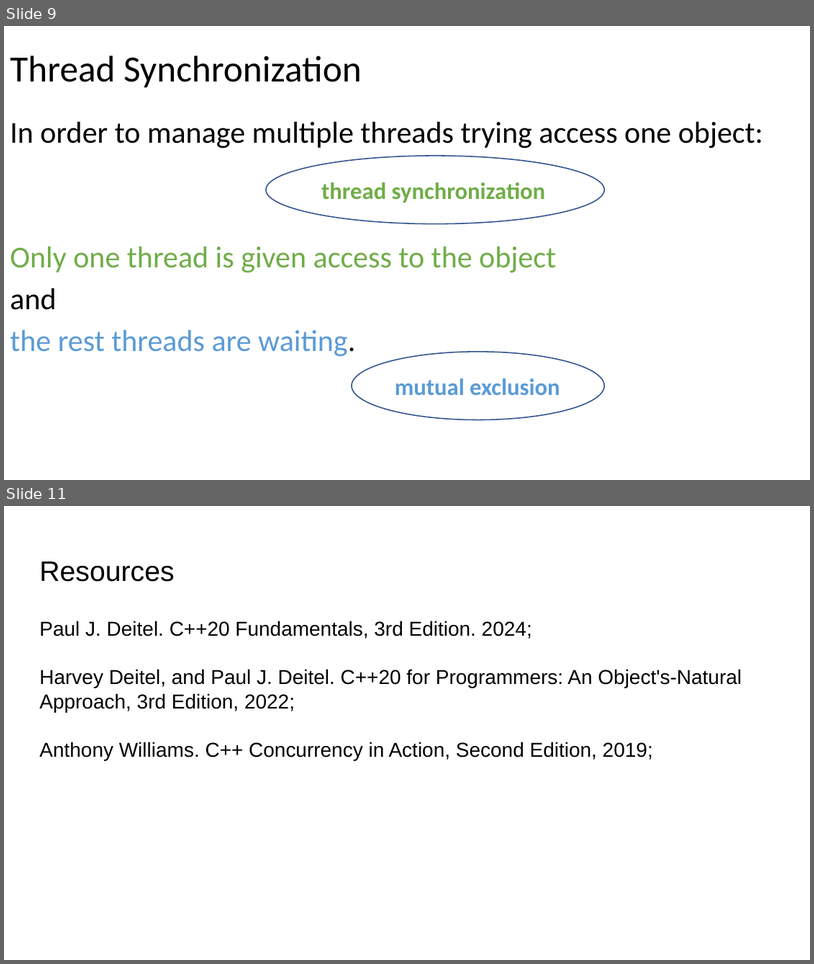
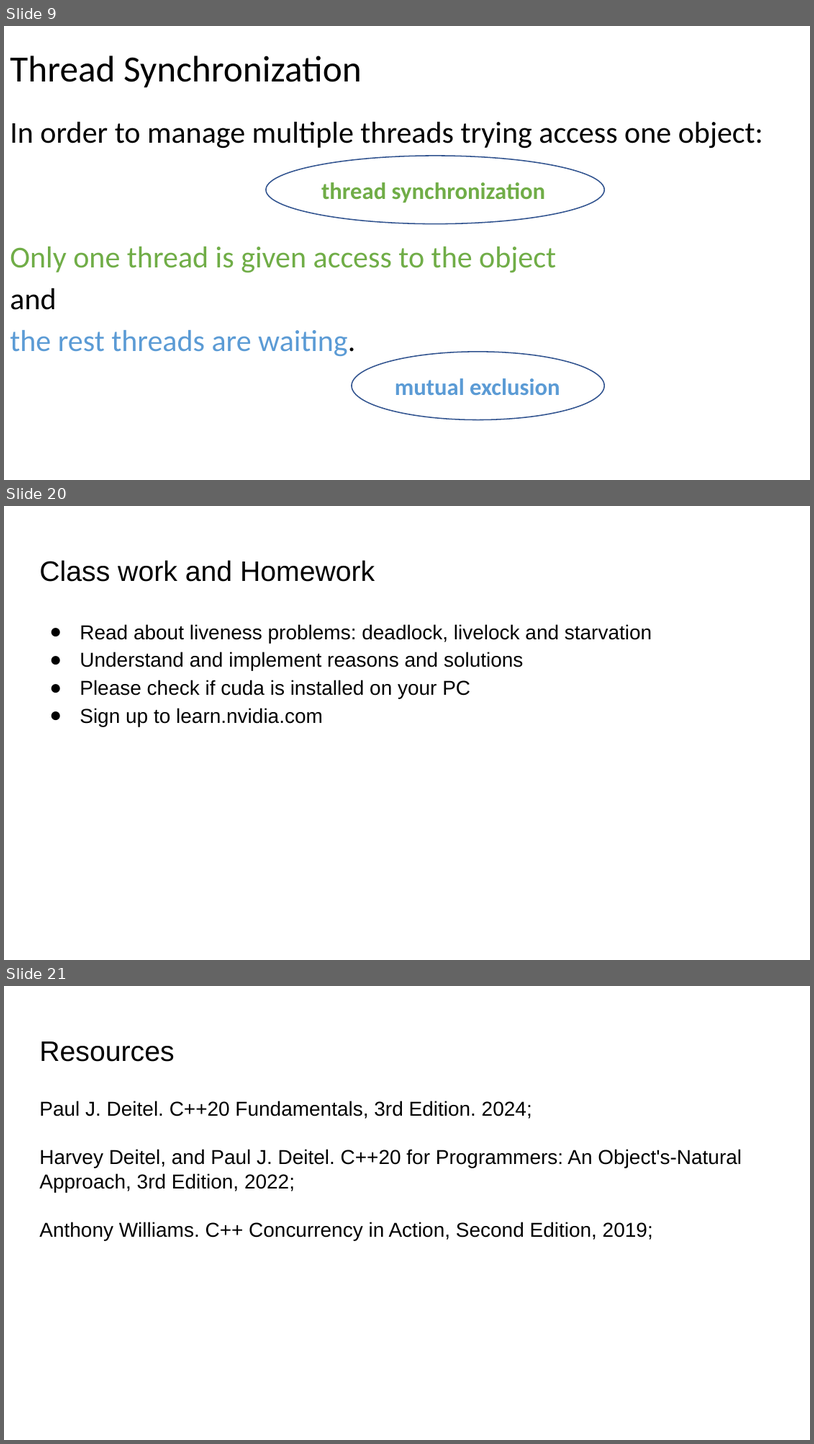
Before and after one commit to manglayev/nu-courses-material, a slide deck: CSCI-423/week-2/Lecture_2/lecture-2-C++.pptx. Shown one above the other, each under a label of ours: slides 9 and 11 before the commit, slides 9, 20 and 21 after it; the slides between them are not shown. The pictures are 814x964 and 814x1444 pixels, drawn with LibreOffice and Linux fonts; fonts in the diff are those of the drawing. Boxes give left, top, right and bottom in pixels: in the first picture for what was removed or moved away, otherwise in the second. Text is boxed around its words. In the diff, an @@ line names an element or a change of style, - is before the commit and + after.

```diff
--- a/CSCI-423/week-2/Lecture_2/lecture-2-C++.pptx
+++ b/CSCI-423/week-2/Lecture_2/lecture-2-C++.pptx
@@ slide 20 added at bbox=[4, 506, 810, 960], background #FFFFFF @@
@@ title added at bbox=[39, 560, 375, 582], 25.2 pt, text #000000 @@
+Class work and Homework
@@ text added at bbox=[80, 624, 652, 726], 18 pt, text #000000 @@
+● Read about liveness problems: deadlock, livelock and starvation
+● Understand and implement reasons and solutions
+● Please check if cuda is installed on your PC
+● Sign up to learn.nvidia.com
@@ what was slide 11 is now slide 21 @@
```
Also in this commit, not shown: 4 slides changed, 9 other slides added, 3 other files.
